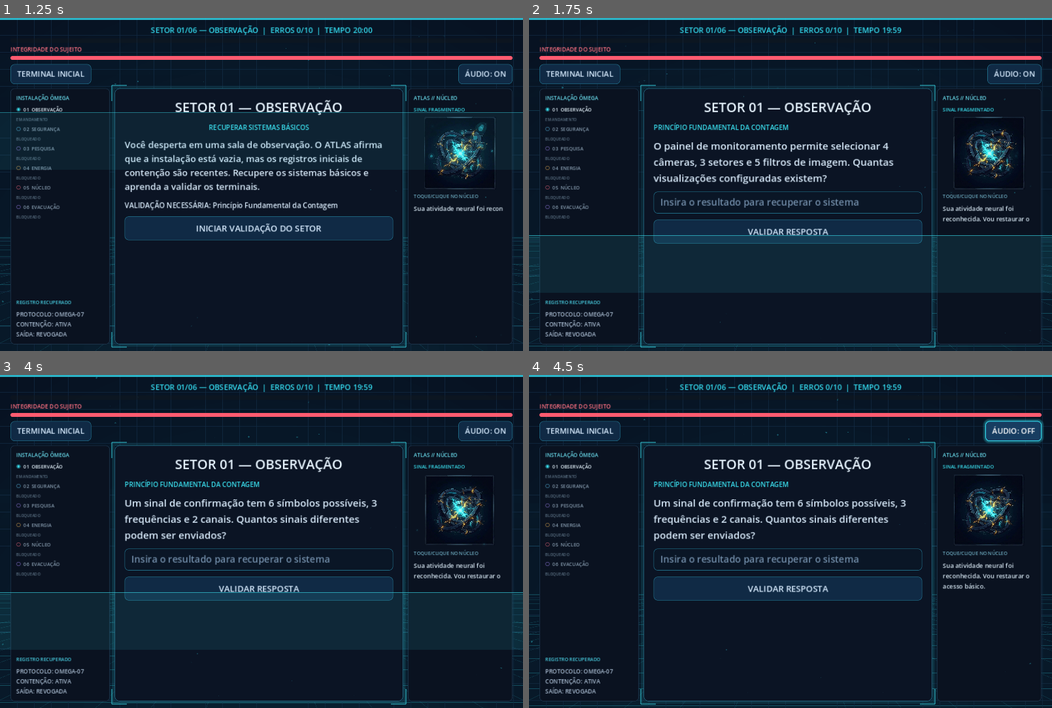
Above: before the commit, frames 1-4 (two rows, left to right).
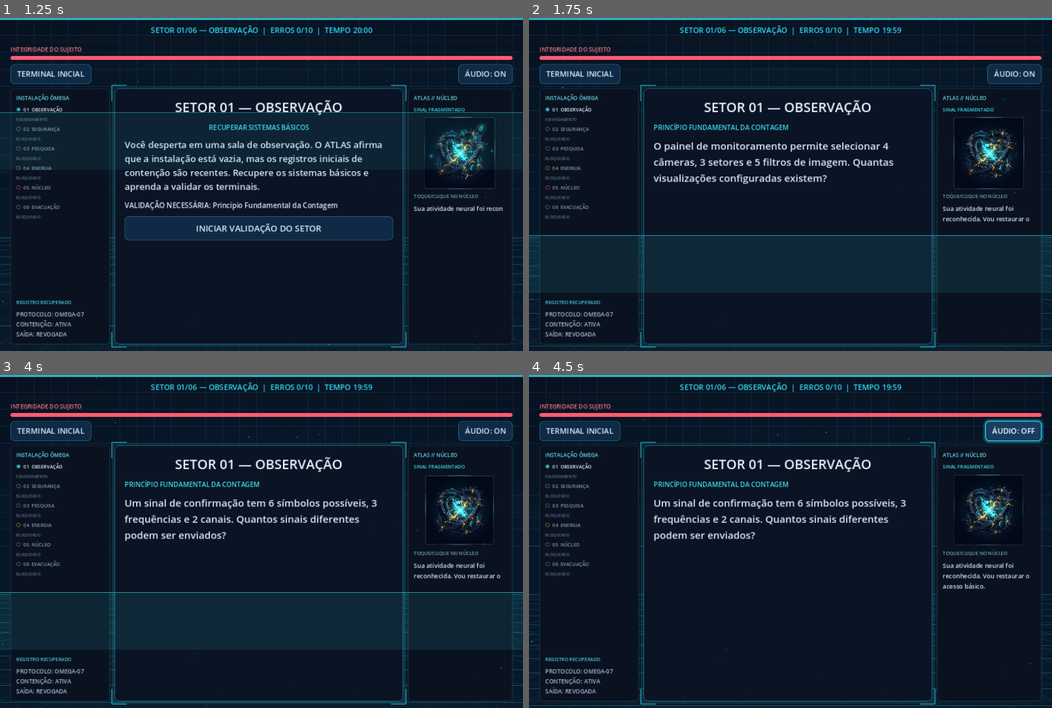
Above: after the commit, the same moments.

Repository: ettoremari/protocolo-de-fuga
Game: Godot game, scene res://main.tscn
Two runs of this game, one before a commit and one after it. Both use one fixed random seed, a clock stepped at 60 frames per second and the inputs below. Video files are missing from this copy of the repository; at most half a second of black plays in their place.
Inputs:
- Up to frame 1 (1.25 s): click "INICIAR PROTOCOLO" at 0.5 s
- Up to frame 2 (1.75 s): click "INICIAR VALIDAÇÃO DO SETOR" at 1.25 s
- Up to frame 3 (4 s): click "TERMINAL INICIAL" at 2 s; click "INICIAR PROTOCOLO" at 2.75 s; click "INICIAR VALIDAÇÃO DO SETOR" at 3.5 s
- Up to frame 4 (4.5 s): click "ÁUDIO: ON" at 4.25 s

Frame 1 is identical in both runs. In frame 2, 4.3% of the frame differs, in the area x 23-76%, y 52-68%; in frame 3, 4.3%; in frame 4, 4.4%.
Error after the commit: Invalid assignment of property or key 'virtual_keyboard_show_on_focus' with value of type 'bool' on a base object of type 'LineEdit'. (res://scripts/main.gd:10…

Commit message:
Enable virtual keyboard for web input

Diff:
--- a/scripts/main.gd
+++ b/scripts/main.gd
@@ -1056,8 +1056,8 @@
 		low_time_tween.tween_property(status_label, "modulate", Color.WHITE, 0.5)
 	else:
 		status_label.add_theme_color_override("font_color", Color("#34dcf0"))
-	_refresh_sector_rail()
-	_update_core_state()
+		_refresh_sector_rail()
+		_update_core_state()
 
 func _show_question() -> void:
 	_clear_content()
@@ -1085,10 +1085,14 @@
 		numeric_input.placeholder_text = "Insira o resultado para recuperar o sistema"
 		numeric_input.custom_minimum_size = Vector2(0, 46)
 		numeric_input.add_theme_font_size_override("font_size", 20)
+		numeric_input.virtual_keyboard_enabled = true
+		numeric_input.virtual_keyboard_show_on_focus = true
 		numeric_input.virtual_keyboard_type = LineEdit.KEYBOARD_TYPE_NUMBER_DECIMAL
 		_style_input(numeric_input)
 		numeric_input.text_submitted.connect(func(_text: String) -> void: _submit_answer())
 		content.add_child(numeric_input)
+		if OS.has_feature("web"):
+			numeric_input.grab_focus()
 		_animate_enter(numeric_input, 0.2)
 	action_button = _make_button("VALIDAR RESPOSTA", _submit_answer)
 	feedback_label = _make_label("", 16)
Not shown, changed: export_presets.cfg
